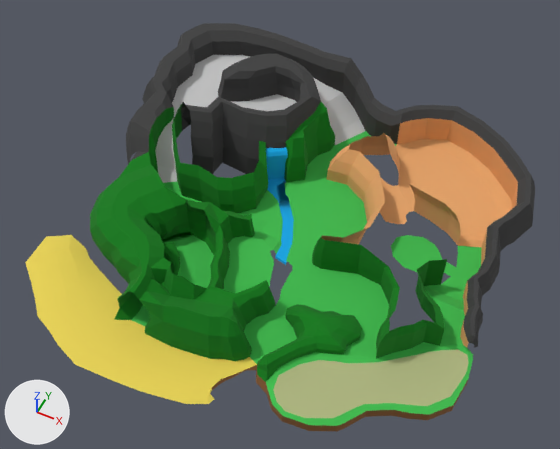
The glTF model public/models/island/island.glb: old version first, new version second.
One viewpoint serves both versions: a 50 mm camera at (194.0, -97.0, 246.0) aimed at (100.0, 93.0, 9.0). Arrows for +X, +Y and +Z are at lower left; the lights stay in place. Vertices at the same position are counted once.

The first picture shows 'Island', 'River'.
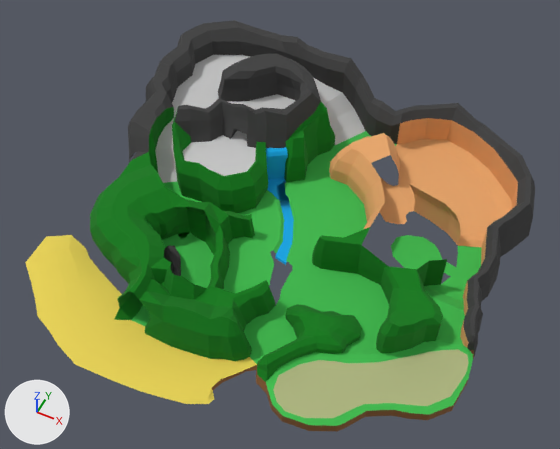
Commit message: content: update island

Changed parts and their boxes (x1, y1, x2, y2) in the pictures (560 x 449 px; the box of a moved part takes in the faces that stretch with it):
'Island', reshaped: before (25, 23, 535, 432); after (25, 20, 535, 432)
part 1 of me_plane, moved or reshaped: before (126, 23, 535, 399); after (128, 20, 533, 417)
part 2 of me_plane, recoloured: before (167, 243, 180, 275); after (167, 248, 180, 276)

The change, as a list of edits to the scene's bpy script:
```text
Change me_plane:
    used by ob_island; location = (0.0, 0.0, 0.0)
    remove me_plane.from_pydata(...)  # 1572 vertices, 2908 faces; spans x 2.0..192.0, y 6.0..195.0, z 0.0..32.0
    add me_plane.from_pydata(...)  # 1684 vertices, 3197 faces; spans x 2.0..192.0, y 6.0..195.0, z 0.0..33.0
    me_plane part 1: 109 vertices moved from x 2.0..192.0, y 31.0..195.0, z 1.0..30.0 to x 2.0..192.0, y 31.0..195.0, z 0.0..33.0; 89 vertices removed from x 5.0..189.0, y 17.0..150.0, z 0.0..32.0; 201 vertices added at x 5.0..189.0, y 36.0..182.0, z 0.0..33.0
    me_plane part 2: 27 faces spanning x 64.0..74.0, y 51.0..66.0, z 1.0..6.0 switch from mat_tree (dark green #007911) to mat_mountain (black #3f3f3f)
```
